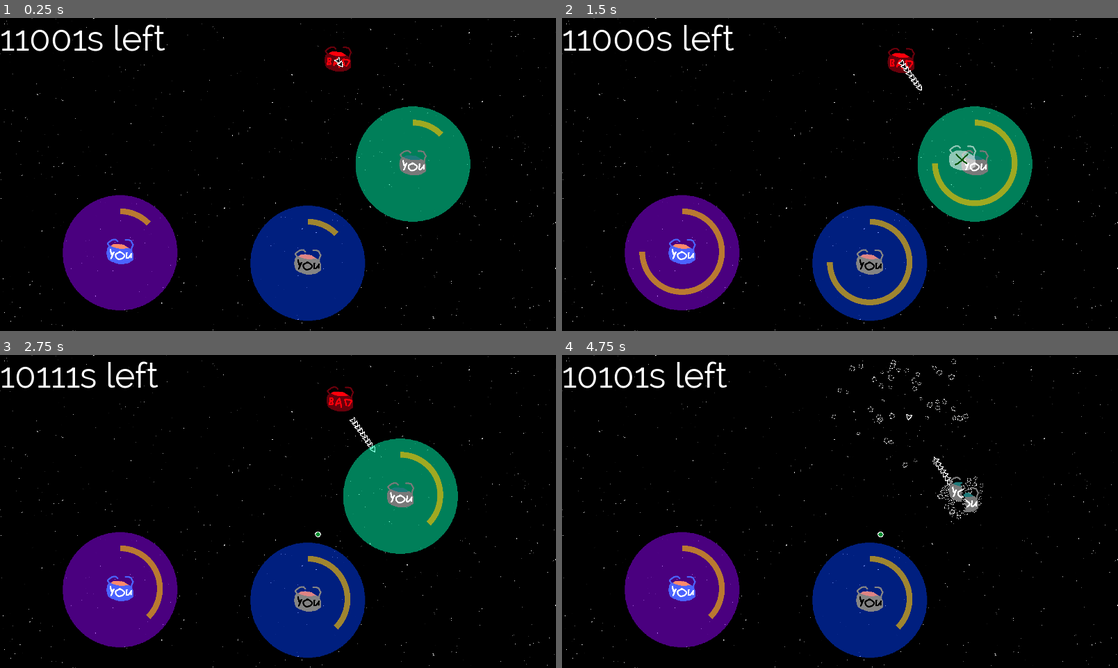
Above: before the commit, frames 1-4 (two rows, left to right).
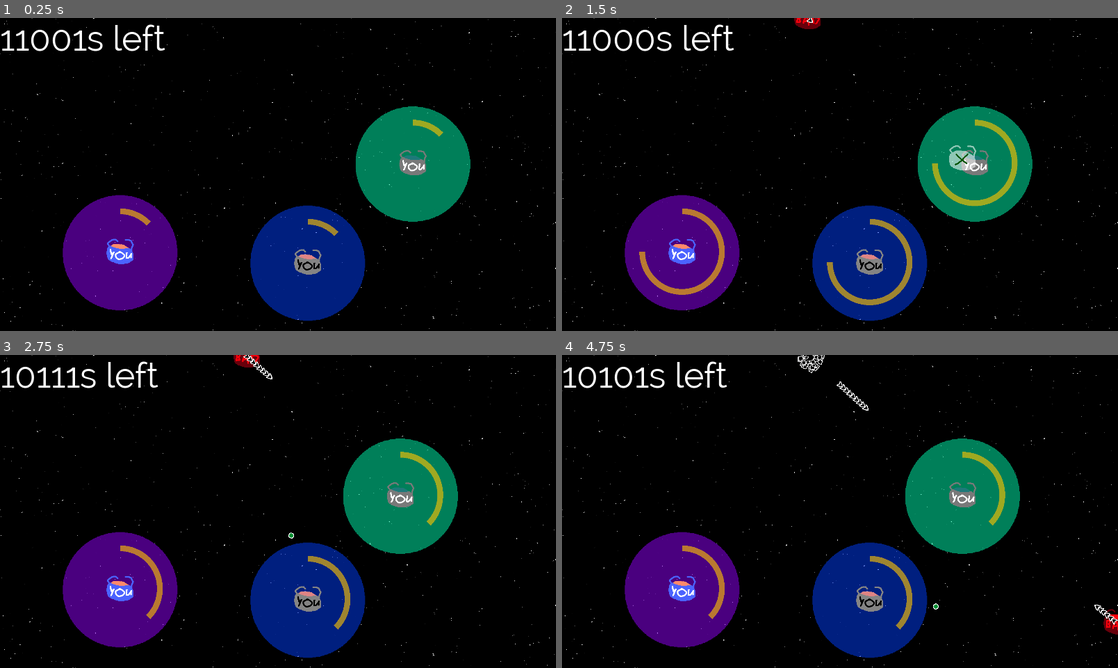
Above: after the commit, the same moments.

Repository: Solid-Squid-Contingent/LD-51
Game: Godot game, scene res://Scenes/Game.tscn
The game is run twice, just before and just after one commit, with the same random seed, the same clock (stepped at 60 frames per second) and the same inputs.
Inputs (mouse positions are in pixels of both pictures, inside the frame that each line leads up to):
- Up to frame 1 (0.25 s): no input
- Up to frame 2 (1.5 s): move the mouse to (962, 158) at 0.52 s; press the mouse at (962, 158) at 0.53 s; move the mouse to (728, 190) at 1.27 s; release the mouse at (728, 190) at 1.28 s; hold S (move_down) from 1.28 s (still down); tap Space (advance) at 1.35 s
- Up to frame 3 (2.75 s): click (166, 527) at 1.55 s; move the mouse to (333, 442) at 2.02 s; release S (move_down) at 2.03 s; press the mouse at (333, 442) at 2.03 s
- Up to frame 4 (4.75 s): move the mouse to (812, 574) at 2.77 s; release the mouse at (812, 574) at 2.78 s; click (812, 574) at 2.85 s; move the mouse to (1006, 558) at 3.52 s; hold Space (advance) 3.53-4.28 s; hold S (move_down) from 3.53 s (still down); click (1006, 558) at 3.8 s; move the mouse to (673, 464) at 4.27 s; click (673, 464) at 4.35 s

The runs differ from the first frame. In frame 1, 0.3% of the frame differs, in the area x 58-64%, y 9-18%; in frame 2, 0.5%; in frame 3, 0.6%; in frame 4, 6.5%, in the area x 42-100%, y 0-90%.

Commit message:
Enemy spawning, fix some disintegrations

Diff:
--- a/Resources/Shaders/Disintegrate.tres
+++ b/Resources/Shaders/Disintegrate.tres
@@ -4,7 +4,7 @@
 code = "shader_type canvas_item;
 
 uniform float disintegrationProgress = 0;
-uniform float pixelSize = 4.0;
+uniform float pixelSize = 1.0;
 
 float random(vec2 co)
 {
--- a/Scenes/Bullet.tscn
+++ b/Scenes/Bullet.tscn
@@ -8,9 +8,10 @@
 [ext_resource path="res://Resources/Shaders/Disintegrate.tres" type="Shader" id=6]
 
 [sub_resource type="ShaderMaterial" id=2]
+resource_local_to_scene = true
 shader = ExtResource( 6 )
 shader_param/disintegrationProgress = 0.0
-shader_param/pixelSize = 4.0
+shader_param/pixelSize = 1.0
 
 [sub_resource type="CircleShape2D" id=1]
 
@@ -28,12 +29,15 @@
 
 [node name="SpritePlayer" type="Sprite" parent="."]
 visible = false
+use_parent_material = true
 texture = ExtResource( 3 )
 
 [node name="SpriteHoming" type="Sprite" parent="."]
 visible = false
+use_parent_material = true
 texture = ExtResource( 5 )
 
 [node name="SpriteStraight" type="Sprite" parent="."]
 visible = false
+use_parent_material = true
 texture = ExtResource( 4 )
--- a/Scenes/CorpseSprite.tscn
+++ b/Scenes/CorpseSprite.tscn
@@ -7,7 +7,7 @@
 [sub_resource type="ShaderMaterial" id=1]
 shader = ExtResource( 3 )
 shader_param/disintegrationProgress = 0.0
-shader_param/pixelSize = 4.0
+shader_param/pixelSize = 1.0
 
 [node name="CorpseSprite" type="Sprite"]
 material = SubResource( 1 )
--- a/Scenes/DeathParticles.tscn
+++ b/Scenes/DeathParticles.tscn
@@ -7,7 +7,7 @@
 [sub_resource type="ShaderMaterial" id=2]
 shader = ExtResource( 3 )
 shader_param/disintegrationProgress = 0.0
-shader_param/pixelSize = 4.0
+shader_param/pixelSize = 1.0
 
 [sub_resource type="ParticlesMaterial" id=1]
 flag_disable_z = true
--- a/Scenes/Game.tscn
+++ b/Scenes/Game.tscn
@@ -1,12 +1,16 @@
 [gd_scene load_steps=8 format=2]
 
 [ext_resource path="res://Scenes/Player.tscn" type="PackedScene" id=1]
-[ext_resource path="res://Scenes/Enemy.tscn" type="PackedScene" id=2]
 [ext_resource path="res://Scripts/Game.gd" type="Script" id=3]
 [ext_resource path="res://Resources/Graphics/Background.png" type="Texture" id=4]
 [ext_resource path="res://Scenes/PlayerMoving.tscn" type="PackedScene" id=5]
 [ext_resource path="res://Scenes/HUD.tscn" type="PackedScene" id=6]
 [ext_resource path="res://Scenes/PlayerAttacking.tscn" type="PackedScene" id=7]
+
+[sub_resource type="Curve2D" id=1]
+_data = {
+"points": PoolVector2Array( 0, 0, 0, 0, 1920.99, 0, 0, 0, 0, 0, 1920.99, 1080, 0, 0, 0, 0, 3, 1071, 0, 0, 0, 0, 3, -1, 0, 0, 0, 0, 1920.99, 0 )
+}
 
 [node name="Game" type="Node2D"]
 pause_mode = 2
@@ -29,5 +33,7 @@
 halfSprite1 = null
 halfSprite2 = null
 
-[node name="Enemy" parent="." instance=ExtResource( 2 )]
-position = Vector2( 1166, 145 )
+[node name="SpawnPath" type="Path2D" parent="."]
+position = Vector2( -3.00471, 0 )
+scale = Vector2( 1.00157, 1 )
+curve = SubResource( 1 )
--- a/Scripts/Bullet.gd
+++ b/Scripts/Bullet.gd
@@ -3,7 +3,7 @@
 var sinAmplitude = 0#50
 var sinFrequency = 0#2
 var curve = 0
-var totalLifeTime = 20
+var totalLifeTime = 10
 
 var homing = false
 
@@ -18,6 +18,9 @@
 }
 
 onready var birthTime = Time.get_ticks_usec()
+
+func _ready():
+	material.set_shader_param("pixelSize", 2.0)
 
 func lifeTime(): #in seconds
 	return (Time.get_ticks_usec() - birthTime) / 1000000.0
--- a/Scripts/CorpseSprite.gd
+++ b/Scripts/CorpseSprite.gd
@@ -1,6 +1,9 @@
 extends Sprite
 
 onready var velocity = Vector2(0, 100).rotated(randf() * PI)
+
+func _ready():
+	material.set_shader_param("pixelSize", 4.0)
 
 func _process(delta):
 	position += velocity * delta
--- a/Scripts/DeathParticles.gd
+++ b/Scripts/DeathParticles.gd
@@ -2,7 +2,6 @@
 
 func _ready():
 	emitting = true
-	material.set_shader_param("pixelSize", 1.0)
 
 func _process(_delta):
 	var timeLeft = $Timer.time_left / $Timer.wait_time
--- a/Scripts/Game.gd
+++ b/Scripts/Game.gd
@@ -2,6 +2,8 @@
 
 # warning-ignore:unused_signal
 signal restartGame()
+
+const enemyScene = preload("res://Scenes/Enemy.tscn")
 
 onready var textbox = $"HUD/TextBox"
 
@@ -20,6 +22,8 @@
 		textbox.show_all_text()
 		dialogProgress = dialog.size()
 		hideDialog()
+	elif event.is_action_pressed("move_down"):
+		spawn_enemy()
 
 func setTutorialProgress(newTutorialProgress):
 	tutorialProgress = newTutorialProgress
@@ -70,3 +74,9 @@
 	textbox.set_name("Mysterious Voice")
 	textbox.visible = true
 	get_tree().paused = true
+
+func spawn_enemy():
+	var pos = $SpawnPath.curve.interpolate_baked(randf() * $SpawnPath.curve.get_baked_length(), false)
+	var enemy = enemyScene.instance()
+	enemy.position = pos
+	.add_child(enemy)
